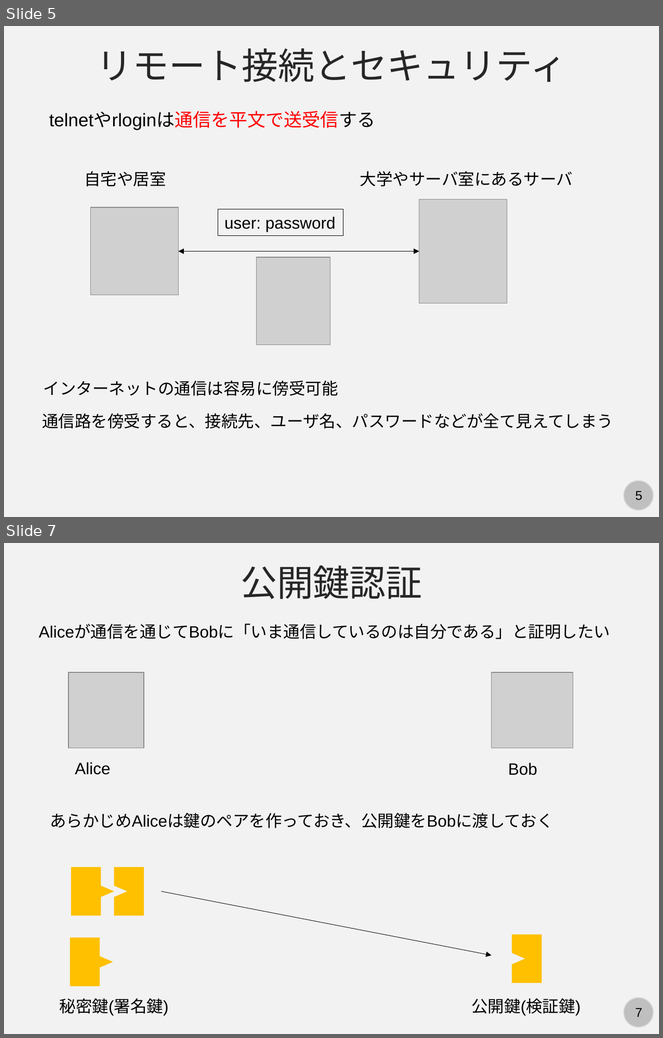
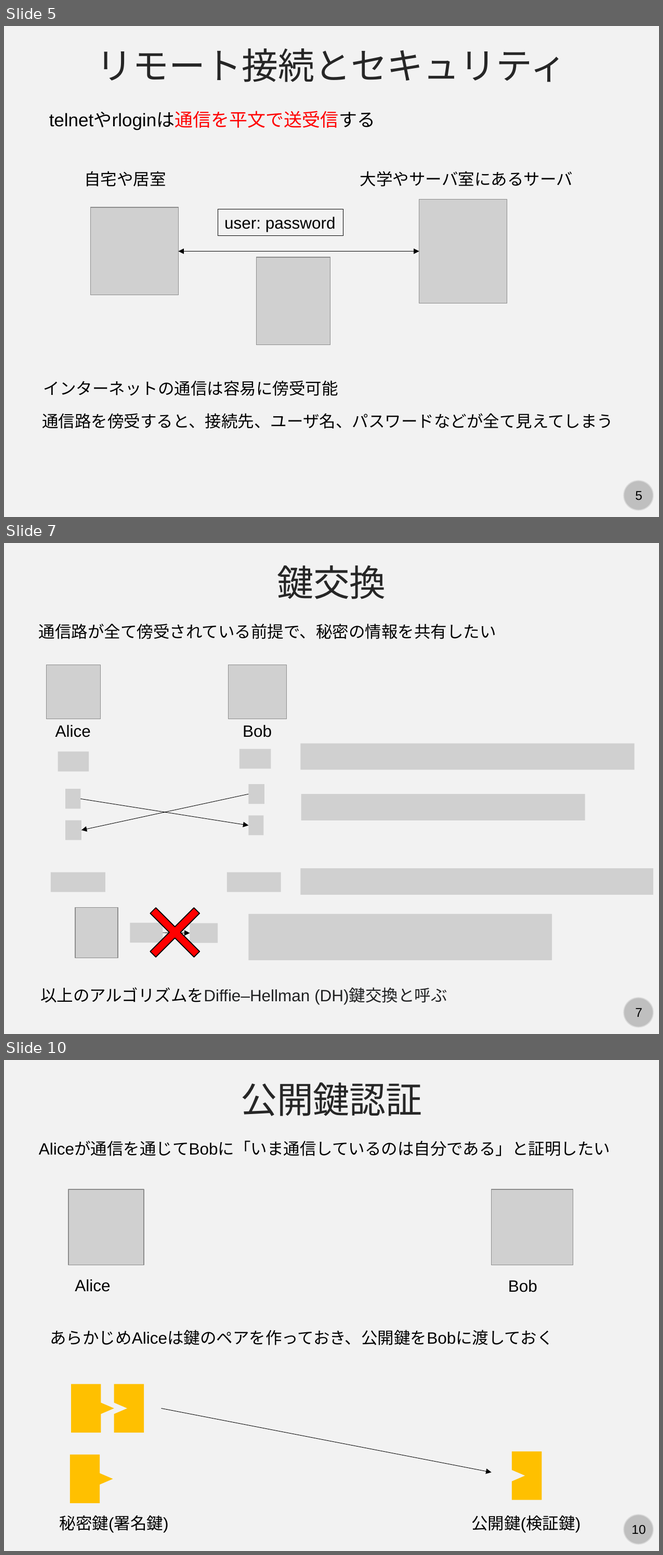
Before and after one commit to kaityo256/lab_startup, a slide deck: ssh/ssh.pptx. Shown one above the other, each under a label of ours: slides 5 and 7 before the commit, slides 5, 7 and 10 after it; the slides between them are not shown. The pictures are 663x1038 and 663x1555 pixels, drawn with LibreOffice and Linux fonts; fonts in the diff are those of the drawing; grey boxes stand for pictures. Boxes give left, top, right and bottom in pixels: in the first picture for what was removed or moved away, otherwise in the second. Text is boxed around its words. In the diff, an @@ line names an element or a change of style, - is before the commit and + after.

```diff
--- a/ssh/ssh.pptx
+++ b/ssh/ssh.pptx
@@ slide 7 added at (4,543,659,1034), background #F2F2F2; not listed: 2 template elements that a slide beside it also shows @@
@@ text added at (277,565,386,599), 40 pt, text #262626 @@
+鍵交換
@@ text added at (39,624,496,639), 18 pt, text #000000 @@
+通信路が全て傍受されている前提で、秘密の情報を共有したい
@@ picture added at (47,665,100,719) @@
@@ picture added at (229,665,287,719) @@
@@ text added at (55,725,91,737), 18 pt, text #000000 @@
+Alice
@@ text added at (243,725,272,737), 18 pt, text #000000 @@
+Bob
@@ picture added at (301,744,635,770) @@
@@ picture added at (58,752,89,772) @@
@@ picture added at (239,749,271,768) @@
@@ picture added at (65,789,80,809) @@
@@ picture added at (248,784,264,804) @@
@@ arrow added from (80, 799) to (248, 825), #000000 0.5 pt @@
@@ arrow added from (248, 794) to (81, 831), #000000 0.5 pt @@
@@ picture added at (301,794,585,820) @@
@@ picture added at (65,820,81,840) @@
@@ picture added at (248,815,263,835) @@
@@ picture added at (301,869,653,895) @@
@@ picture added at (50,873,105,892) @@
@@ picture added at (227,873,281,892) @@
@@ plus added at (131,889,219,976), fill #FF0000, outline #000000 1 pt @@
@@ picture added at (75,908,118,958) @@
@@ picture added at (248,914,552,961) @@
@@ picture added at (130,923,163,943) @@
@@ picture added at (190,924,218,943) @@
@@ arrow added from (163, 933) to (190, 934), #000000 0.5 pt @@
@@ text added at (40,988,448,1005), 18 pt, text #202122 @@
+以上のアルゴリズムをDiffie–Hellman (DH)鍵交換と呼ぶ
@@ what was slide 7 is now slide 10 @@
@@ page number at (632,1525,646,1535): text changed @@
-7
+10
```
Also in this commit, not shown: 1 slide changed, 3 other slides added.
